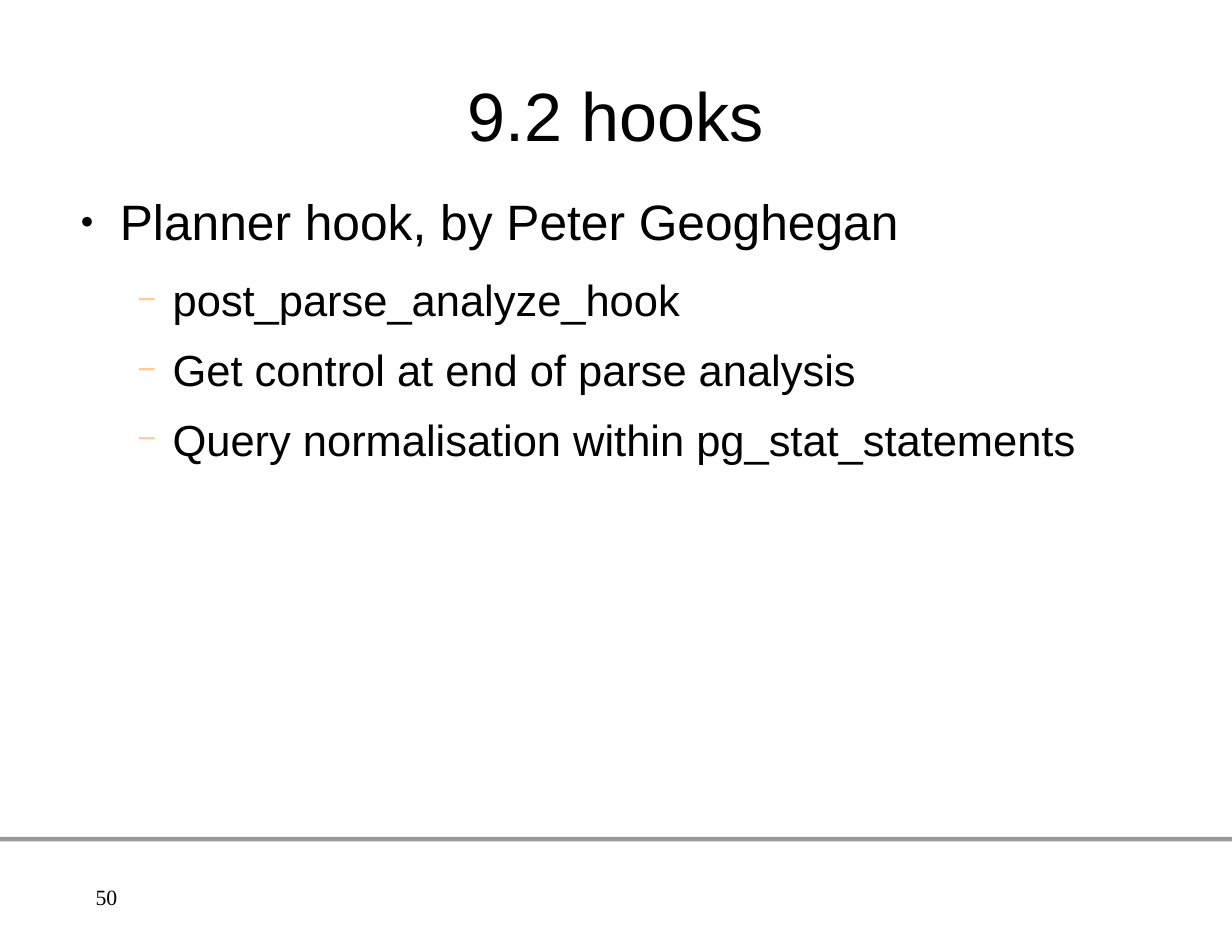
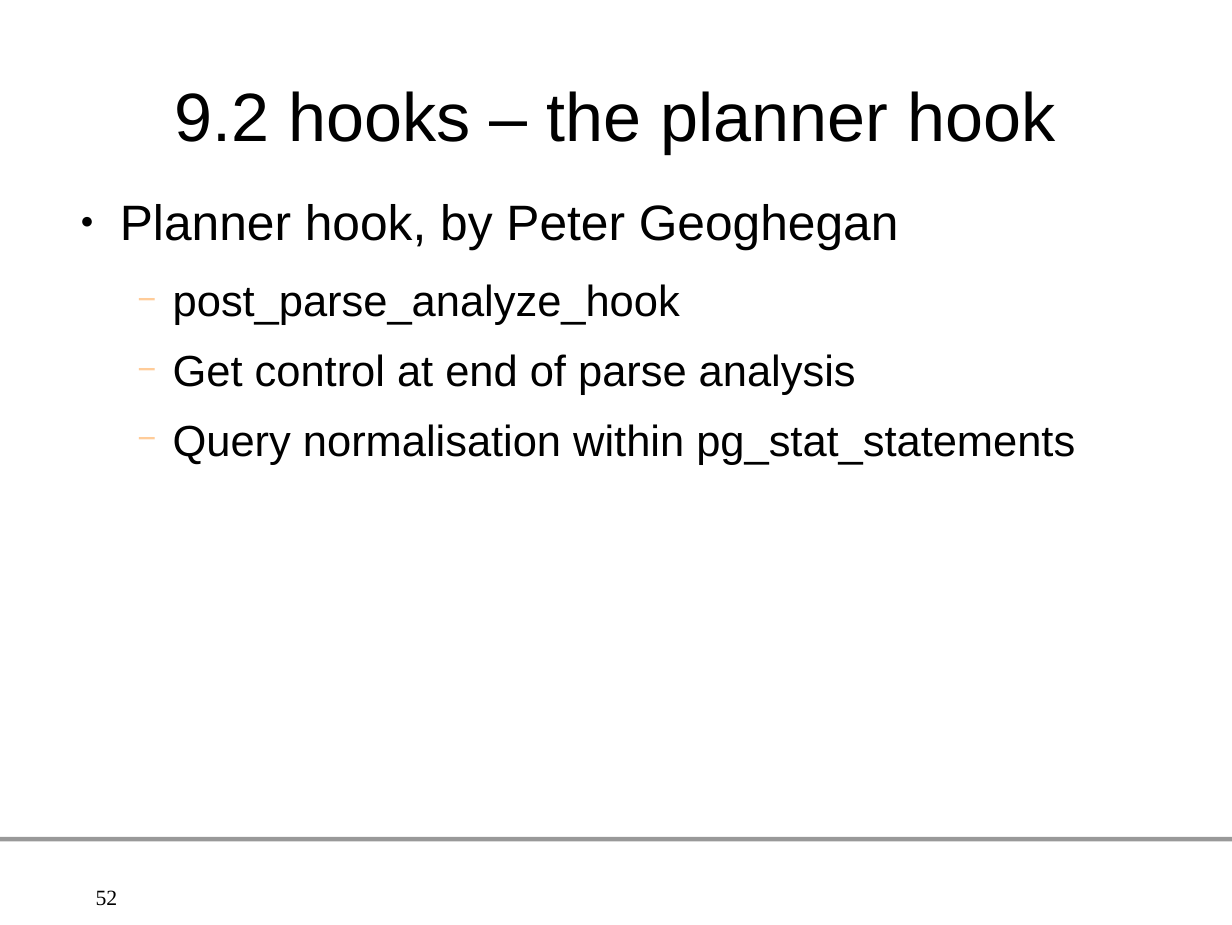
Before and after one commit to gleu/Hooks-in-PostgreSQL, a slide deck: slide 52 of hooks_in_postgresql.odp (slide 50 before the commit). Drawn at 1232x925 pixels with LibreOffice and Linux fonts; fonts in the diff are those of the drawing; background and template pictures are left out. Boxes give left, top, right and bottom in pixels: in the first picture for what was removed or moved away, otherwise in the second. Text is boxed around its words. In the diff, an @@ line names an element or a change of style, - is before the commit and + after.

```diff
--- a/hooks_in_postgresql.odp
+++ b/hooks_in_postgresql.odp
@@ title at (175,91,1055,154): text changed @@
-9.2 hooks
+9.2 hooks – the planner hook
@@ page number at (96,890,118,906): text changed @@
-50
+52
```
Also in this commit, not shown: 14 other slides changed, 2 slides added, 4 other files.
